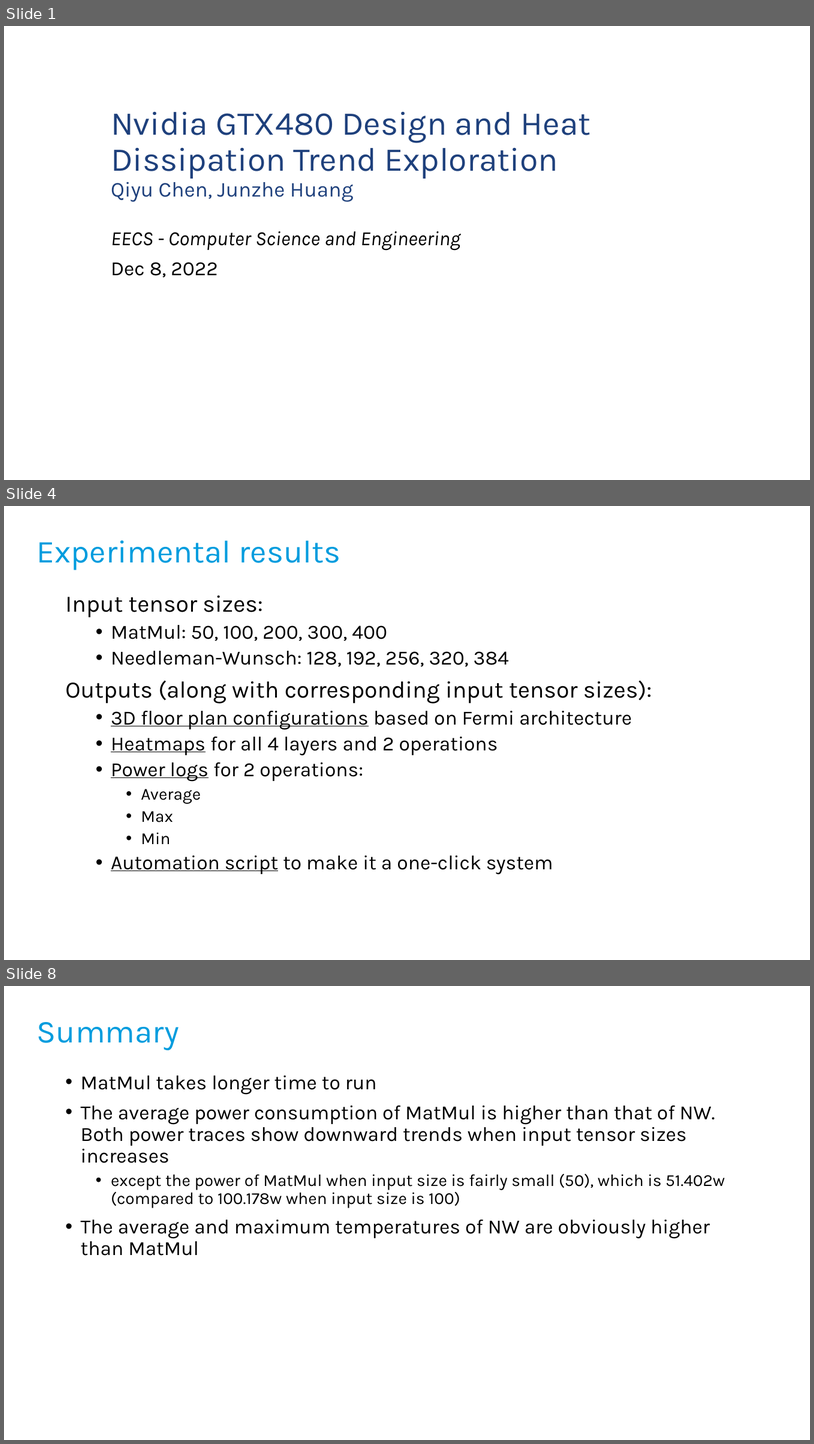
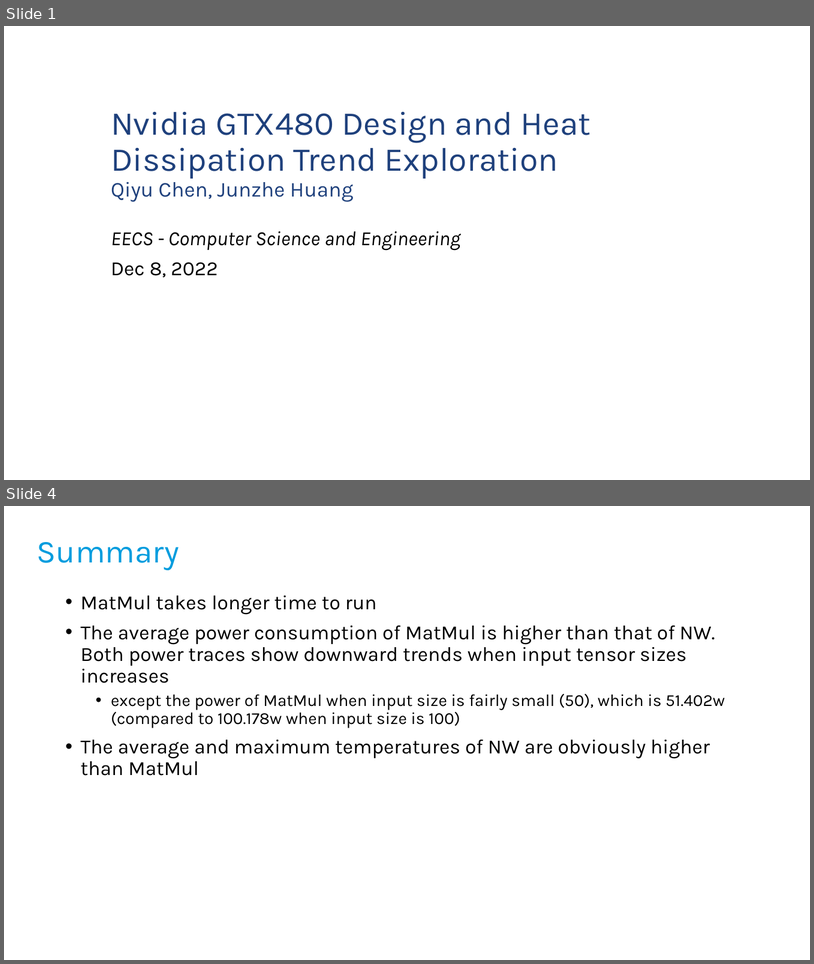
Before and after one commit to chirain1206/CSE530_final_project, a slide deck: presentation.pptx. Shown one above the other, each under a label of ours: slides 1, 4 and 8 before the commit, slides 1 and 4 after it; the slides between them are not shown. The pictures are 814x1444 and 814x964 pixels, drawn with LibreOffice and Linux fonts; fonts in the diff are those of the drawing; background and template pictures are left out. Boxes give left, top, right and bottom in pixels: in the first picture for what was removed or moved away, otherwise in the second. Text is boxed around its words. In the diff, an @@ line names an element or a change of style, - is before the commit and + after.

```diff
--- a/presentation.pptx
+++ b/presentation.pptx
@@ slide 4 removed at box(4, 506, 810, 960), background #FFFFFF @@
@@ title removed at box(37, 540, 341, 570) @@
-Experimental results
@@ text removed at box(65, 595, 652, 874) @@
-Input tensor sizes:
-  • MatMul: 50, 100, 200, 300, 400
-  • Needleman-Wunsch: 128, 192, 256, 320, 384
-Outputs (along with corresponding input tensor sizes):
-  • 3D floor plan configurations based on Fermi architecture
-  • Heatmaps for all 4 layers and 2 operations
-  • Power logs for 2 operations:
-    • Average
-    • Max
-    • Min
-  • Automation script to make it a one-click system
@@ what was slide 8 is now slide 4 @@
```
Also in this commit, not shown: 2 slides changed, 3 other slides removed.
